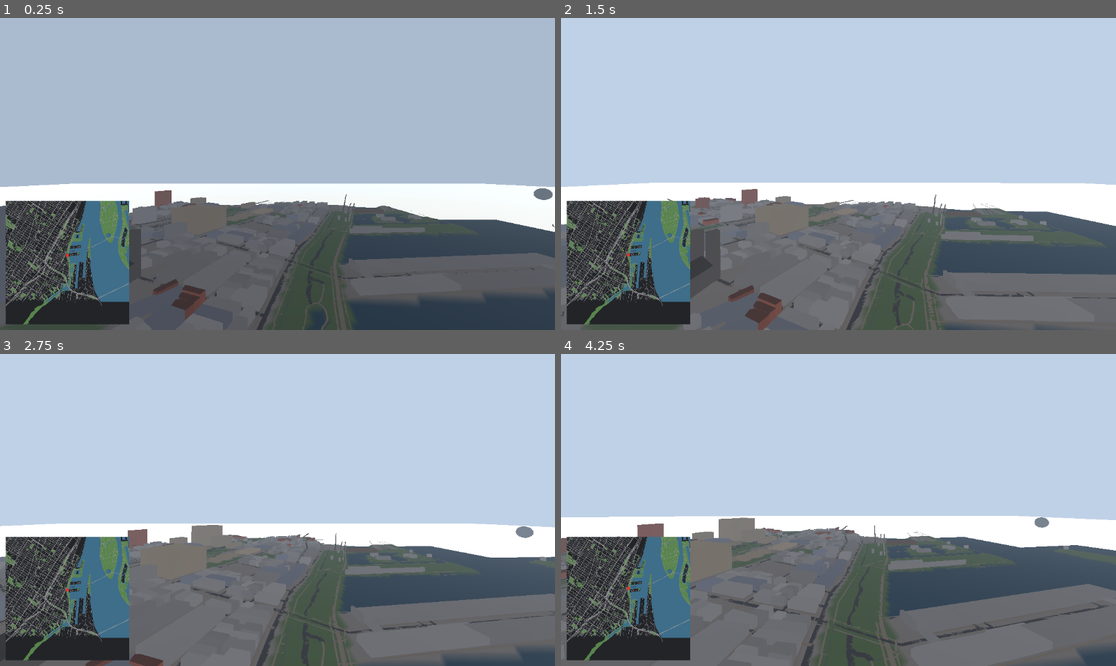
Above: before the commit, frames 1-4 (two rows, left to right).
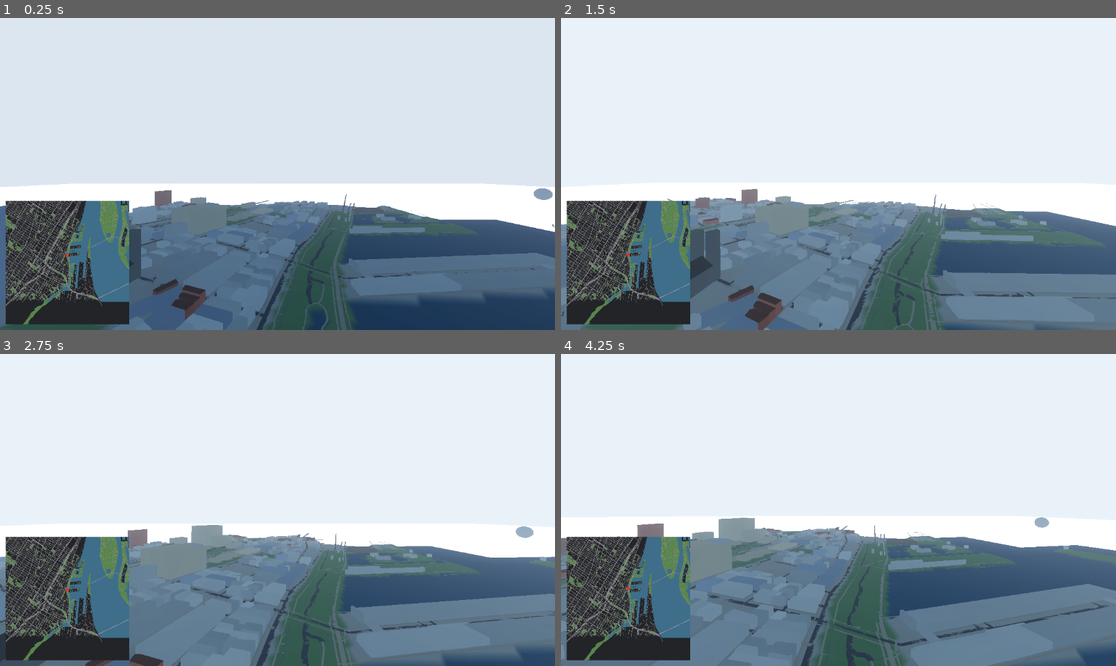
Above: after the commit, the same moments.

Repository: Aymanbalaa/grand-theft-poutine
Game: Godot game, scene res://scenes/main.tscn
Same seed, same stepped clock (60 frames per second), same inputs: the game is played once before the commit and once after it.
Inputs (mouse positions are in pixels of both pictures, inside the frame that each line leads up to):
- Up to frame 1 (0.25 s): no input
- Up to frame 2 (1.5 s): tap Enter at 0.5 s; move the mouse to (866, 174) at 0.52 s; hold T 0.53-1.28 s; hold W from 0.53 s (still down); move the mouse to (810, 174) at 1.27 s; tap E at 1.35 s
- Up to frame 3 (2.75 s): keep holding W; move the mouse to (288, 503) at 2.02 s; hold Q from 2.03 s (still down)
- Up to frame 4 (4.25 s): keep holding W; move the mouse to (832, 516) at 2.77 s; release Q at 2.78 s; tap Shift at 2.85 s; move the mouse to (877, 513) at 3.52 s; hold T from 3.53 s (still down)

The runs differ from the first frame. In frame 1, 71% of the frame differs, in the area x 0-100%, y 0-100%; in frame 2, 74%; in frame 3, 76%; in frame 4, 75%.

Commit message:
game: procedural sky with sun disc, SSAO, glow, ACES; day/night drives sky and night_amount

Diff:
--- a/game/project.godot
+++ b/game/project.godot
@@ -13,3 +13,10 @@
 config/name="MTL Open Ile"
 run/main_scene="res://scenes/main.tscn"
 config/features=PackedStringArray("4.5")
+
+[shader_globals]
+
+night_amount={
+"type": "float",
+"value": 0.0
+}
--- a/game/scenes/main.tscn
+++ b/game/scenes/main.tscn
@@ -6,12 +6,26 @@
 [ext_resource type="Script" path="res://scripts/minimap.gd" id="4"]
 [ext_resource type="Texture2D" path="res://world/minimap.png" id="5"]
 
+[sub_resource type="ProceduralSkyMaterial" id="sky_mat"]
+sky_top_color = Color(0.35, 0.55, 0.8, 1)
+sky_horizon_color = Color(0.75, 0.82, 0.9, 1)
+ground_bottom_color = Color(0.2, 0.17, 0.13, 1)
+ground_horizon_color = Color(0.75, 0.82, 0.9, 1)
+sun_angle_max = 30.0
+
+[sub_resource type="Sky" id="sky1"]
+sky_material = SubResource("sky_mat")
+
 [sub_resource type="Environment" id="env1"]
-background_mode = 1
-background_color = Color(0.75, 0.82, 0.9, 1)
-ambient_light_source = 2
-ambient_light_color = Color(0.8, 0.8, 0.85, 1)
-ambient_light_energy = 0.6
+background_mode = 2
+sky = SubResource("sky1")
+ambient_light_source = 3
+ambient_light_energy = 0.7
+tonemap_mode = 3
+ssao_enabled = true
+glow_enabled = true
+glow_intensity = 0.6
+glow_bloom = 0.1
 fog_enabled = true
 fog_light_color = Color(0.75, 0.82, 0.9, 1)
 fog_density = 0.00012
--- a/game/scripts/day_night.gd
+++ b/game/scripts/day_night.gd
@@ -1,34 +1,42 @@
 extends DirectionalLight3D
-# Day/night: rotates the sun and blends sky/ambient/fog. 0 = midnight, 0.5 = noon.
+# Day/night: rotates the sun, blends the procedural sky, and feeds the
+# night_amount shader global that lights building windows. 0 = midnight, 0.5 = noon.
 
 @export var day_length_sec := 600.0
 @export var time_of_day := 0.35
 
-const NIGHT_SKY := Color(0.05, 0.07, 0.12)
-const DAY_SKY := Color(0.75, 0.82, 0.9)
-const NIGHT_AMB := Color(0.12, 0.14, 0.22)
-const DAY_AMB := Color(0.8, 0.8, 0.85)
+const DAY_TOP := Color(0.35, 0.55, 0.8)
+const DAY_HOR := Color(0.75, 0.82, 0.9)
+const NIGHT_TOP := Color(0.02, 0.03, 0.08)
+const NIGHT_HOR := Color(0.08, 0.1, 0.18)
+const DUSK_HOR := Color(0.9, 0.5, 0.3)
 
 var _env: Environment
+var _sky_mat: ProceduralSkyMaterial
 
 func _ready() -> void:
 	var we := get_node_or_null("../WorldEnvironment") as WorldEnvironment
 	if we != null:
 		_env = we.environment
+		if _env != null and _env.sky != null:
+			_sky_mat = _env.sky.sky_material as ProceduralSkyMaterial
 
 func _process(delta: float) -> void:
 	time_of_day = fposmod(time_of_day + delta / day_length_sec, 1.0)
 	if Input.is_key_pressed(KEY_T):
 		time_of_day = fposmod(time_of_day + delta * 0.05, 1.0)
-	var s := sin((time_of_day - 0.25) * TAU)      # >0 during day, 1 at noon
+	var s := sin((time_of_day - 0.25) * TAU)
 	var daylight := clampf(s * 1.5, 0.0, 1.0)
-	rotation_degrees = Vector3(-15.0 - 60.0 * maxf(s, 0.0), 40.0 + 360.0 * time_of_day, 0.0)
-	light_energy = 0.05 + 1.15 * daylight
-	light_color = Color(1.0, 0.75 + 0.25 * daylight, 0.55 + 0.45 * daylight)
-	if _env == null:
-		return
-	_env.background_color = NIGHT_SKY.lerp(DAY_SKY, daylight)
-	_env.ambient_light_color = NIGHT_AMB.lerp(DAY_AMB, daylight)
-	_env.ambient_light_energy = 0.15 + 0.45 * daylight
-	if _env.fog_enabled:
-		_env.fog_light_color = _env.background_color
+	var dusk := clampf(1.0 - absf(s) * 4.0, 0.0, 1.0)
+	rotation_degrees = Vector3(-6.0 - 78.0 * maxf(s, 0.0), 40.0 + 360.0 * time_of_day, 0.0)
+	light_energy = 0.02 + 1.3 * daylight
+	light_color = Color(1.0, 0.72 + 0.28 * daylight, 0.5 + 0.5 * daylight)
+	RenderingServer.global_shader_parameter_set("night_amount", 1.0 - daylight)
+	var horizon := NIGHT_HOR.lerp(DAY_HOR, daylight).lerp(DUSK_HOR, dusk * 0.8)
+	if _sky_mat != null:
+		_sky_mat.sky_top_color = NIGHT_TOP.lerp(DAY_TOP, daylight)
+		_sky_mat.sky_horizon_color = horizon
+		_sky_mat.ground_horizon_color = horizon
+	if _env != null:
+		_env.fog_light_color = horizon
+		_env.ambient_light_energy = 0.25 + 0.5 * daylight
Not shown: 1 places in game/scenes/main.tscn that only renumber resources
